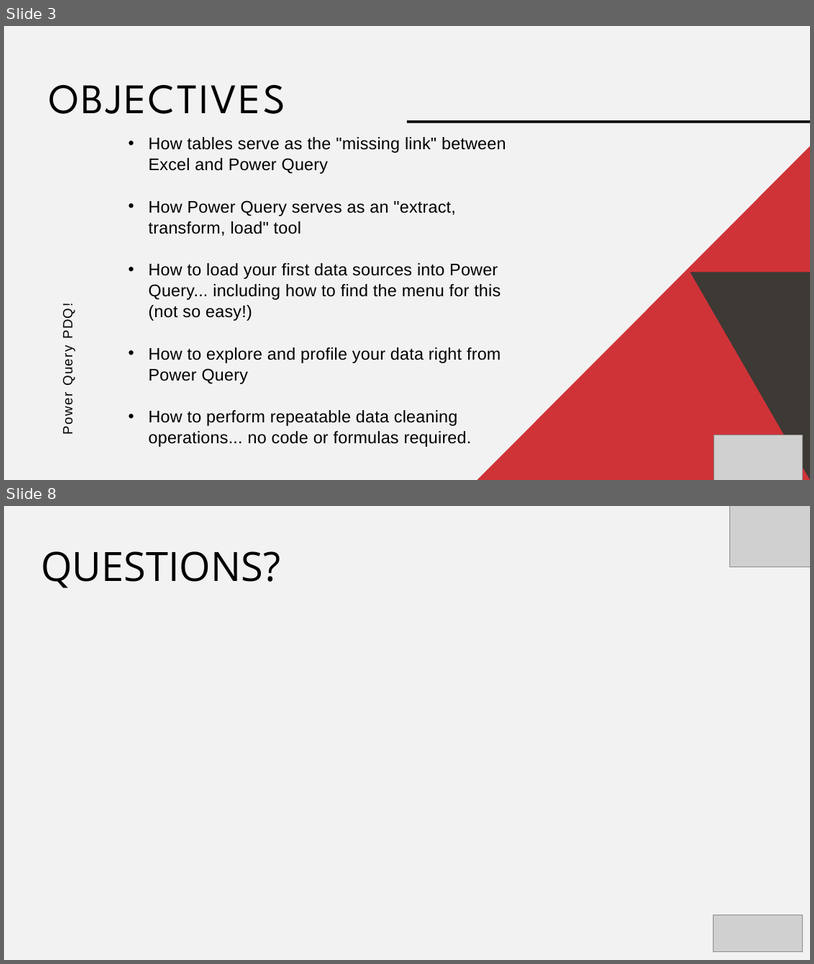
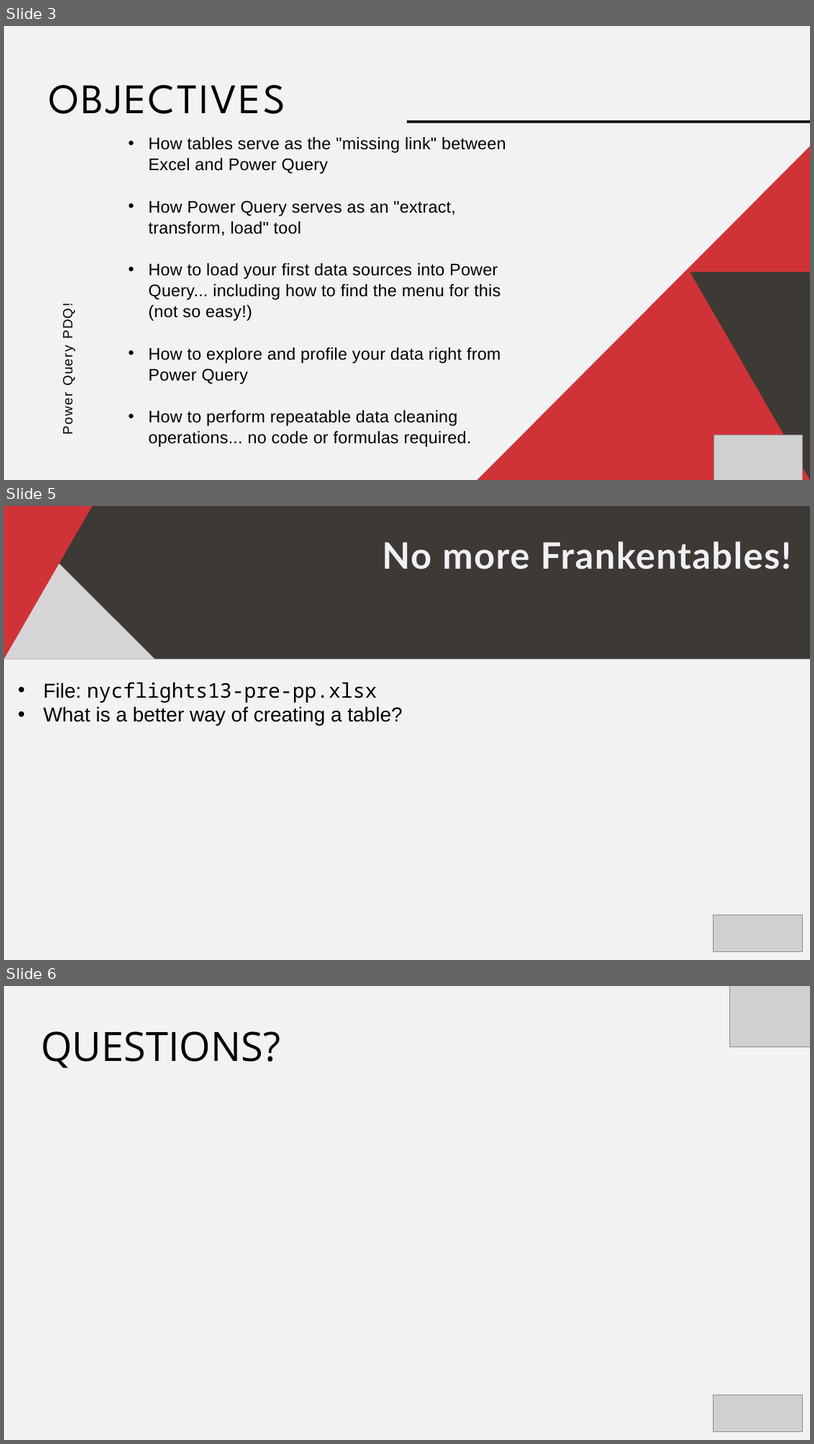
Before and after one commit to stringfestdata/pp-pdq, a slide deck: pp-pdq.pptx. Shown one above the other, each under a label of ours: slides 3 and 8 before the commit, slides 3, 5 and 6 after it; the slides between them are not shown. The pictures are 814x964 and 814x1444 pixels, drawn with LibreOffice and Linux fonts; fonts in the diff are those of the drawing; grey boxes stand for pictures. Boxes give left, top, right and bottom in pixels: in the first picture for what was removed or moved away, otherwise in the second. Text is boxed around its words. In the diff, an @@ line names an element or a change of style, - is before the commit and + after.

```diff
--- a/pp-pdq.pptx
+++ b/pp-pdq.pptx
@@ slide 5 added at box(4, 506, 810, 960), background #F2F2F2 @@
@@ rectangle added at box(4, 506, 810, 659), fill #3D3935 @@
@@ freeform shape added at box(4, 508, 154, 659), fill #F2F0F4 at 85% opacity @@
@@ freeform shape added at box(4, 506, 97, 659), fill #CF3338 @@
@@ text added at box(382, 541, 792, 569), 65 pt, text #F2F0F4, bold @@
+No more Frankentables!
@@ text added at box(44, 682, 402, 726), 36 pt, text #000000 @@
+• File: nycflights13-pre-pp.xlsx
+• What is a better way of creating a table?
@@ picture added at box(714, 914, 802, 951) @@
@@ what was slide 8 is now slide 6 @@
```
Also in this commit, not shown: 1 slide changed, 1 other slide added, 4 slides removed.
